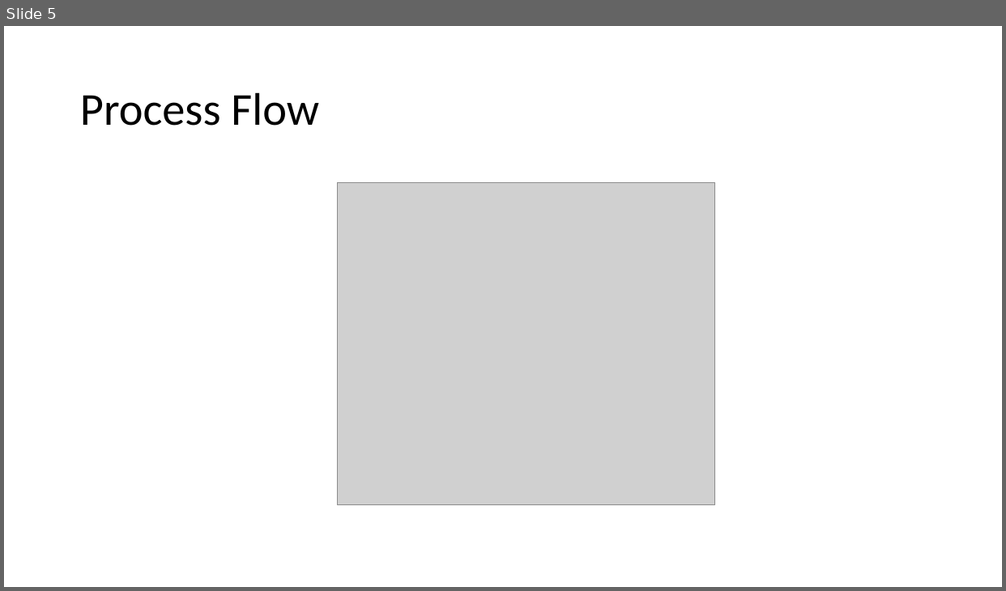
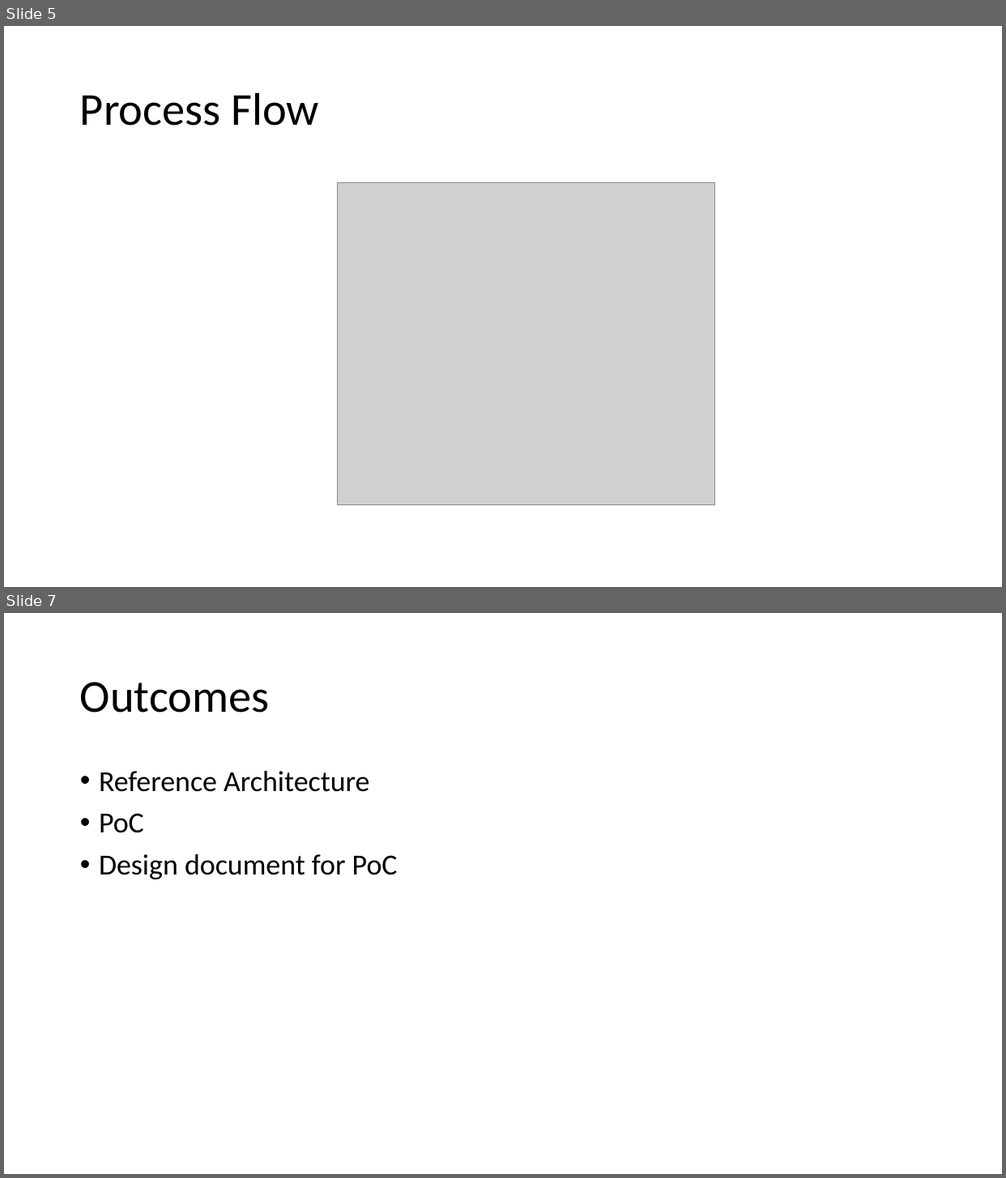
Before and after one commit to mickinch/EHSHumanWellBeing, a slide deck: Employee Well Being.pptx. Shown one above the other, each under a label of ours: slide 5 before the commit, slides 5 and 7 after it; the slides between them are not shown. The pictures are 1006x591 and 1006x1178 pixels, drawn with LibreOffice and Linux fonts; fonts in the diff are those of the drawing; grey boxes stand for pictures. Boxes give left, top, right and bottom in pixels: in the first picture for what was removed or moved away, otherwise in the second. Text is boxed around its words. In the diff, an @@ line names an element or a change of style, - is before the commit and + after.

```diff
--- a/Employee Well Being.pptx
+++ b/Employee Well Being.pptx
@@ slide 7 added at <box>4,613,1002,1174</box>, background #FFFFFF @@
@@ title added at <box>80,682,270,713</box>, 44 pt, text #000000 @@
+Outcomes
@@ text added at <box>99,771,398,879</box>, 28 pt, text #000000 @@
+• Reference Architecture
+• PoC
+• Design document for PoC
```
Also in this commit, not shown: 1 other slide added.
